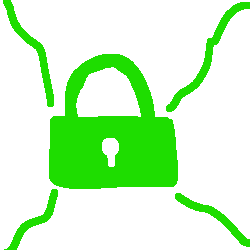
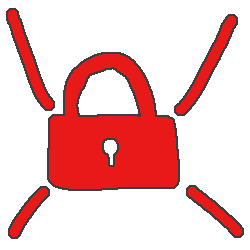
Two versions of the same layered image (250 x 250). Layer-by-layer changes:
showed "red", painted on it over 3, 0, 250, 250
hid "green", moved it below "yellow", painted on it over 3, 0, 250, 250
added layer "underLock" above "bg #1" over 6, 8, 244, 239
